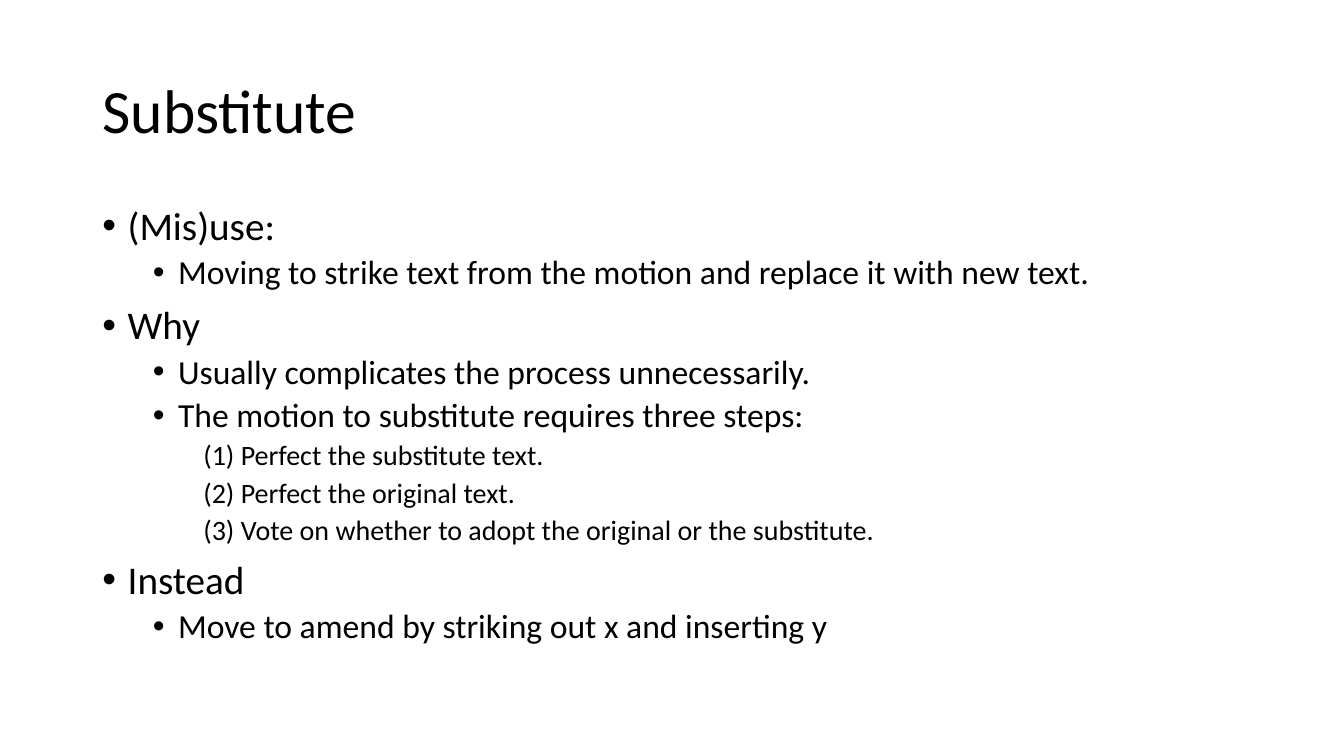
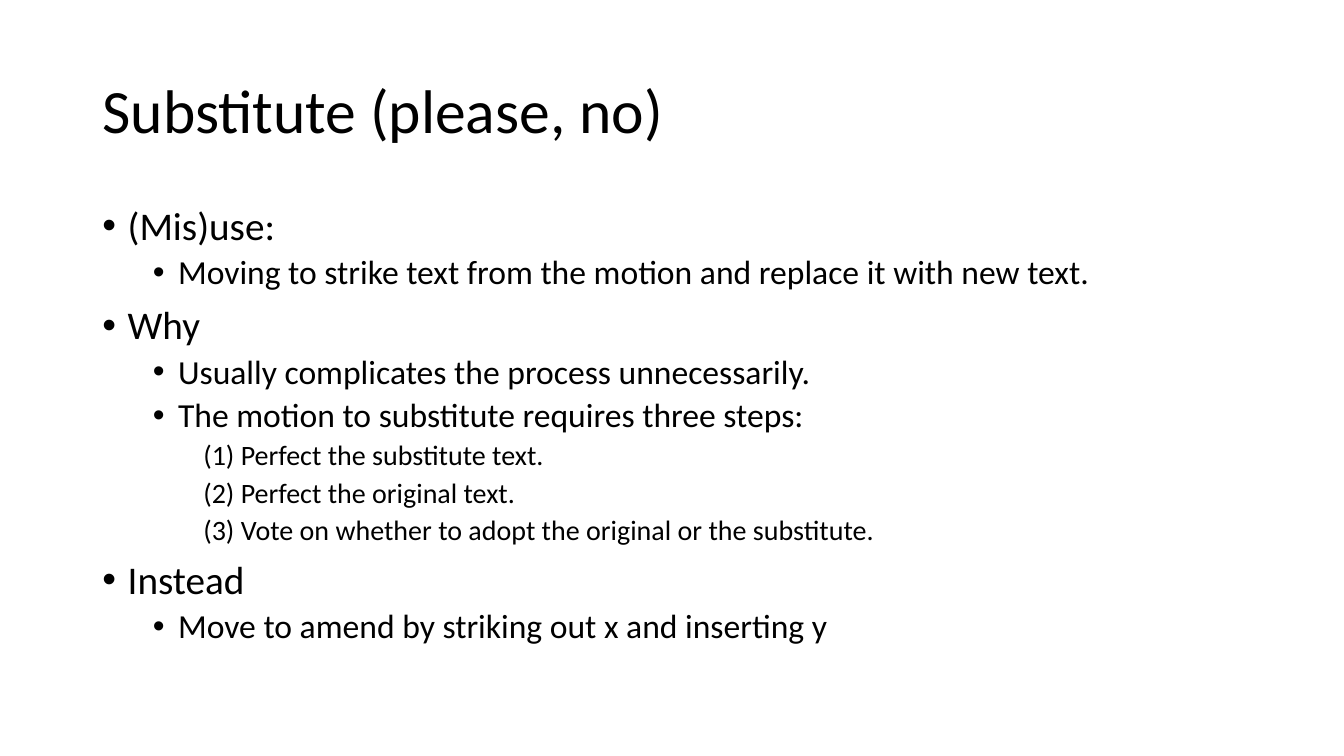
Before and after one commit to AdamSwenson/parliamentary-procedure-explainers, a slide deck: slide 10 of Presentations/Amendments.pptx. Drawn at 1344x756 pixels with LibreOffice and Linux fonts; fonts in the diff are those of the drawing. Boxes give left, top, right and bottom in pixels: in the first picture for what was removed or moved away, otherwise in the second. Text is boxed around its words. In the diff, an @@ line names an element or a change of style, - is before the commit and + after.

```diff
--- a/Presentations/Amendments.pptx
+++ b/Presentations/Amendments.pptx
@@ title at bbox=[102, 88, 662, 143]: text changed @@
-Substitute
+Substitute (please, no)
```
Also in this commit, not shown: 1 slide added, 11 other files.
